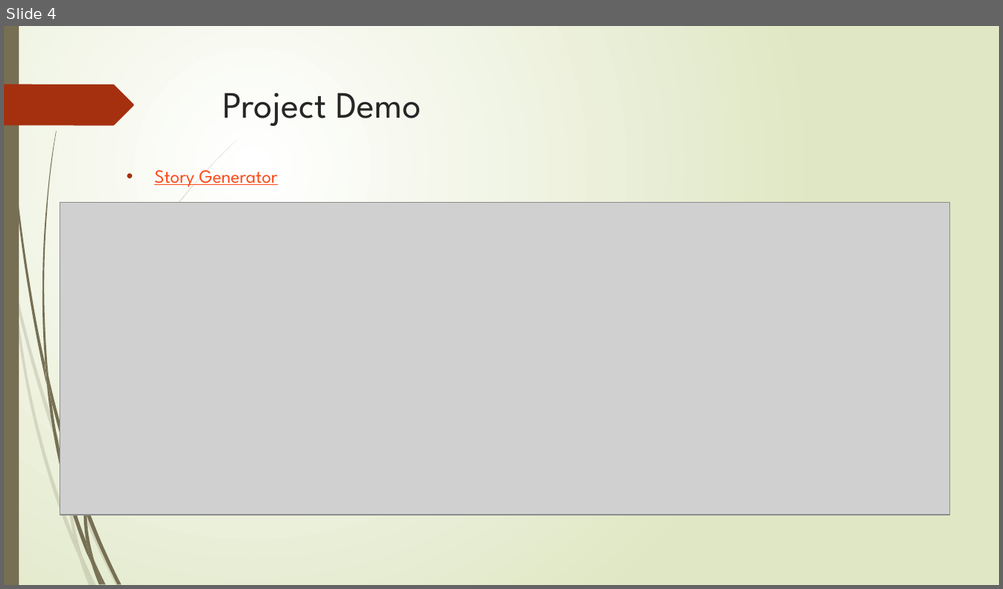
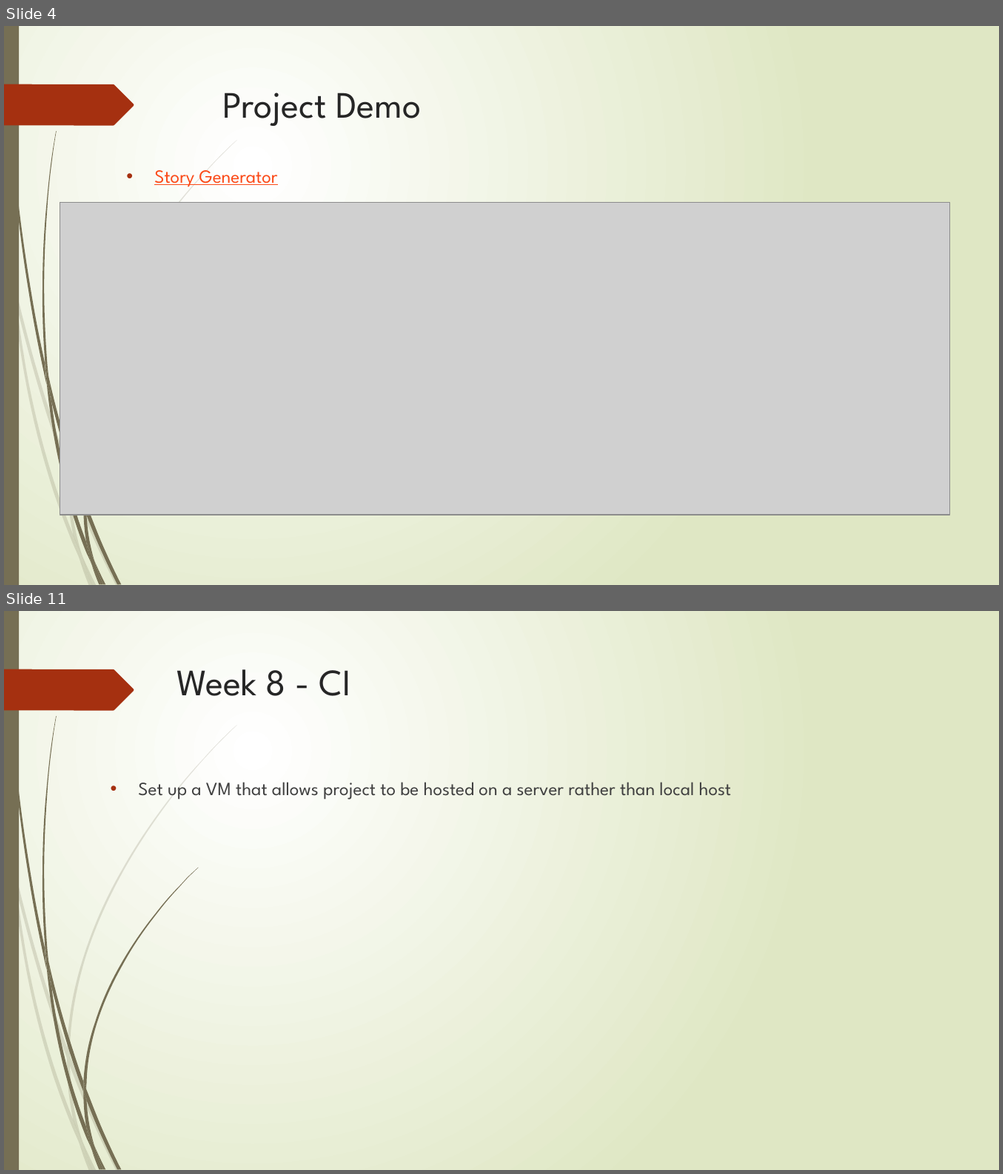
Before and after one commit to RM147/StoryGen, a slide deck: Project Presentation.pptx. Shown one above the other, each under a label of ours: slide 4 before the commit, slides 4 and 11 after it; the slides between them are not shown. The pictures are 1003x589 and 1003x1174 pixels, drawn with LibreOffice and Linux fonts; fonts in the diff are those of the drawing; grey boxes stand for pictures. Boxes give left, top, right and bottom in pixels: in the first picture for what was removed or moved away, otherwise in the second. Text is boxed around its words. In the diff, an @@ line names an element or a change of style, - is before the commit and + after.

```diff
--- a/Project Presentation.pptx
+++ b/Project Presentation.pptx
@@ slide 11 added at box(4, 611, 999, 1170), background gradient #FFFFFF to #DFE8C4; not listed: 22 template elements that a slide beside it also shows @@
@@ title added at box(176, 669, 351, 696), 36 pt, text #262626 @@
+Week 8 - CI
@@ text added at box(138, 782, 731, 800), 18 pt, text #404040 @@
+• Set up a VM that allows project to be hosted on a server rather than local host
@@ freeform shape added at box(83, 868, 198, 1089), fill #766F54 @@
@@ freeform shape added at box(67, 1048, 70, 1066), fill #766F54 at 20% opacity @@
```
Also in this commit, not shown: 8 slides changed, 3 other slides added, 2 slides removed.
